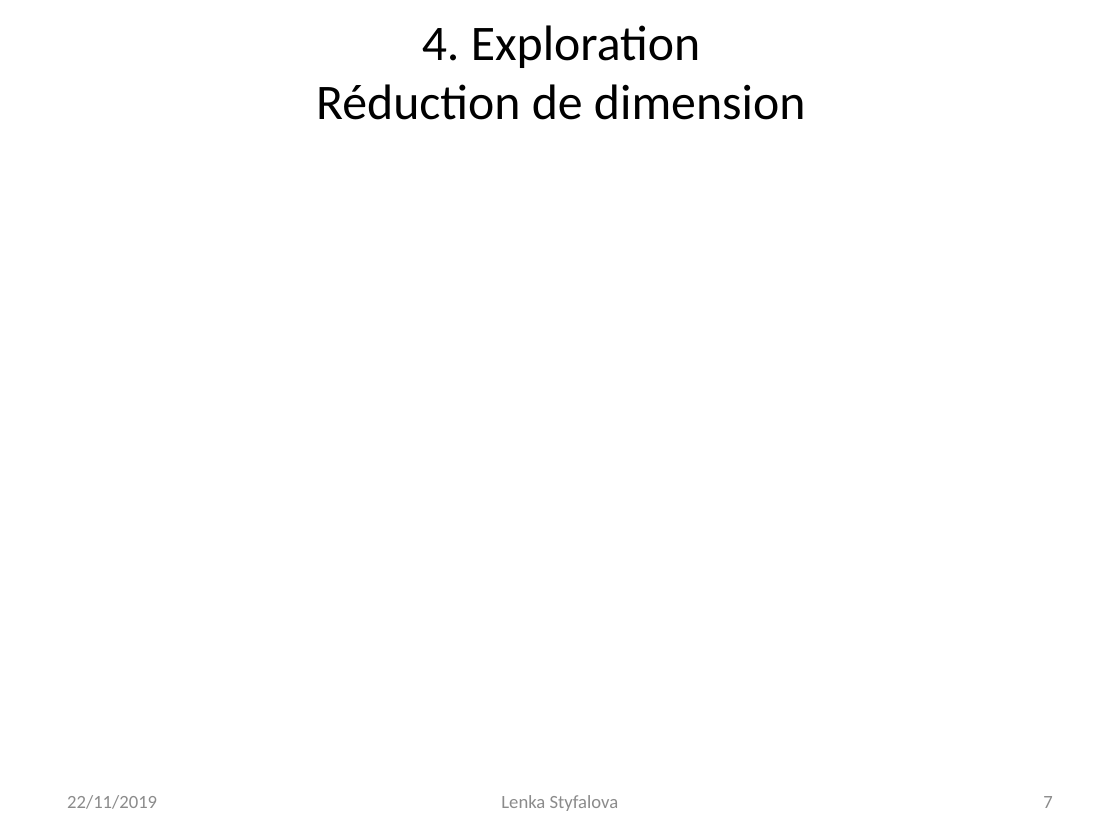
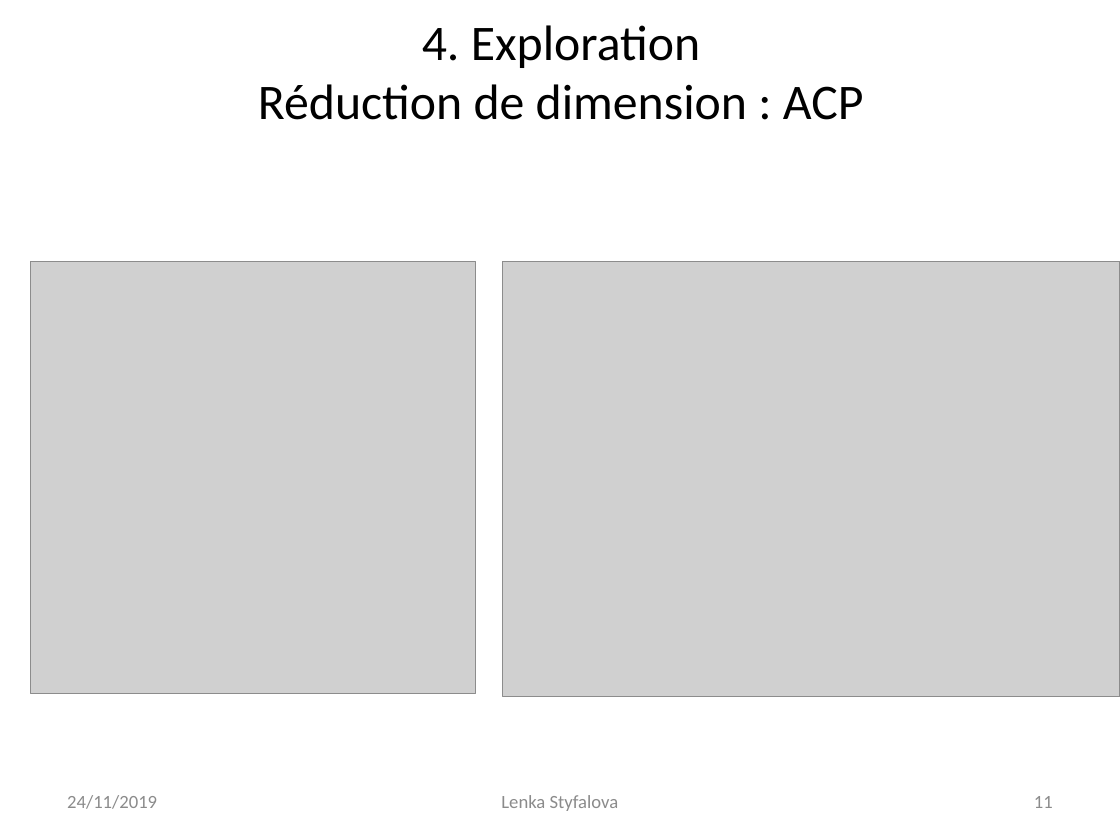
Before and after one commit to Lenka-St/Projet5, a slide deck: slide 11 of Projet 5 - Catégorisez automatiquement des questions.pptx (slide 7 before the commit). Drawn at 1120x840 pixels with LibreOffice and Linux fonts; fonts in the diff are those of the drawing; grey boxes stand for pictures. Boxes give left, top, right and bottom in pixels: in the first picture for what was removed or moved away, otherwise in the second. Text is boxed around its words. In the diff, an @@ line names an element or a change of style, - is before the commit and + after.

```diff
--- a/Projet 5 - Catégorisez automatiquement des questions.pptx
+++ b/Projet 5 - Catégorisez automatiquement des questions.pptx
@@ title at (258,25,864,120): text changed @@
-4. Exploration
-Réduction de dimension
+4. Exploration
+Réduction de dimension : ACP
@@ picture added at (31,261,476,693) @@
@@ picture added at (503,261,1120,697) @@
@@ text at (67,795,157,809): text changed @@
-22/11/2019
+24/11/2019
@@ page number at (1034,796,1053,808): text changed @@
-7
+11
```
Also in this commit, not shown: 11 other slides changed, 5 slides added, 3 other files.
